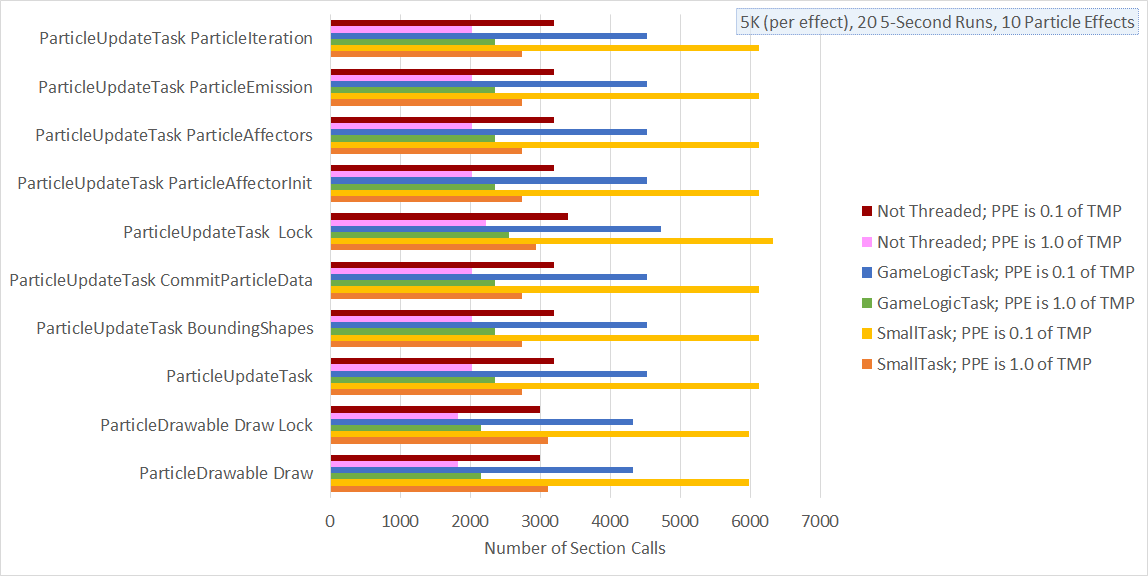
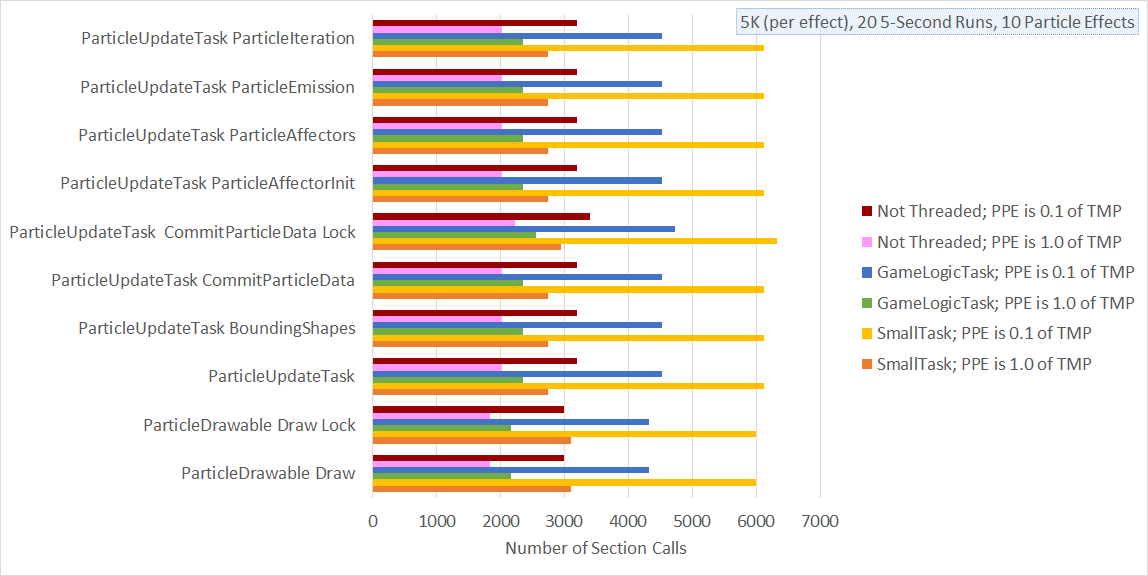
Revision of a layered (1148, 576) image; what changed, layer by layer:
added layer "Layer 2" above "Layer 1" over <box>10,14,777,554</box>
